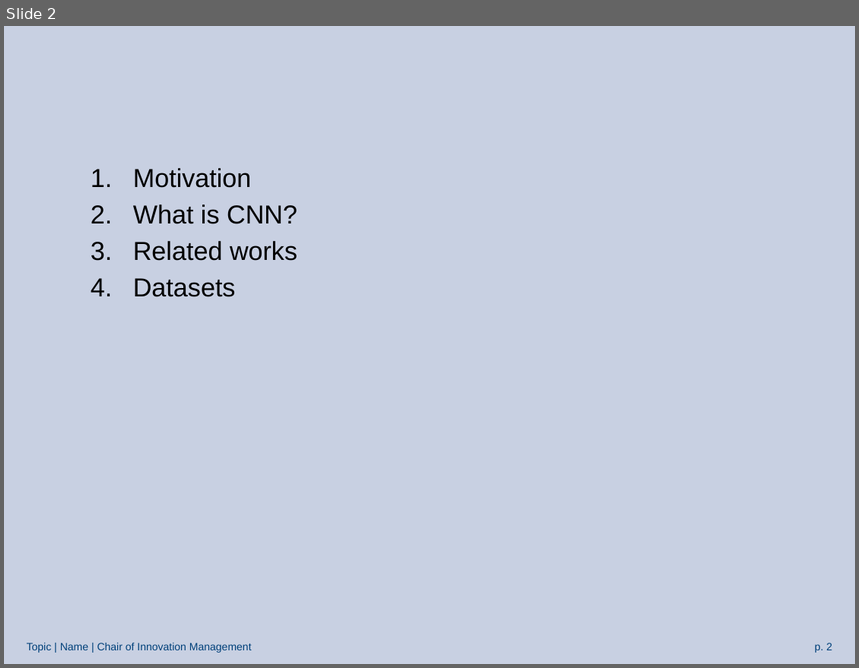
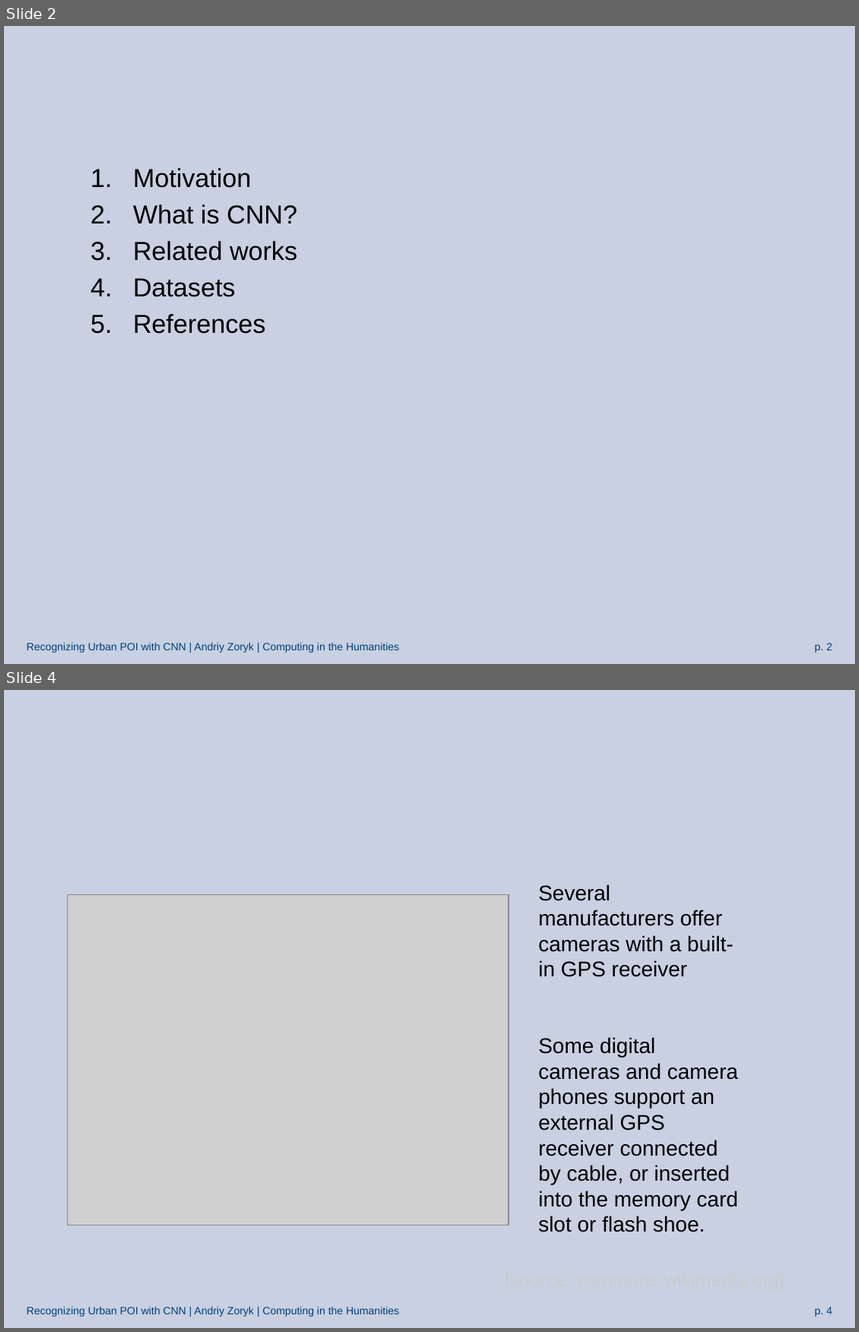
Before and after one commit to azoryk/Master-thesis, a slide deck: 1.Presentation_Master.pptx. Shown one above the other, each under a label of ours: slide 2 before the commit, slides 2 and 4 after it; the slides between them are not shown. The pictures are 859x668 and 859x1332 pixels, drawn with LibreOffice and Linux fonts; fonts in the diff are those of the drawing; grey boxes stand for pictures; background and template pictures are left out. Boxes give left, top, right and bottom in pixels: in the first picture for what was removed or moved away, otherwise in the second. Text is boxed around its words. In the diff, an @@ line names an element or a change of style, - is before the commit and + after.

```diff
--- a/1.Presentation_Master.pptx
+++ b/1.Presentation_Master.pptx
@@ slide 4 added at <box>4,690,855,1328</box>, background picture (left out); not listed: 2 template elements that a slide beside it also shows @@
@@ text added at <box>75,690,770,796</box>, 28 pt, text #C8D0E2 @@
+Motivation
@@ picture added at <box>68,894,509,1225</box> @@
@@ text added at <box>538,885,738,1233</box>, 18 pt, text #000000 @@
+Several manufacturers offer cameras with a built-in GPS receiver
+Some digital cameras and camera phones support an external GPS receiver connected by cable, or inserted into the memory card slot or flash shoe.
@@ text added at <box>496,1264,804,1295</box>, 16 pt, text #CCCCCC @@
+[source: commons.wikimedia.org]
@@ slide 2 changed as well @@
@@ text at <box>133,314,266,334</box>: paragraph added @@
+5. References
@@ text at <box>27,643,399,653</box>: text changed @@
-Topic | Name | Chair of Innovation Management
+Recognizing Urban POI with CNN | Andriy Zoryk | Computing in the Humanities
```
Also in this commit, not shown: 7 other slides changed, 9 other slides added, 2 slides removed.
